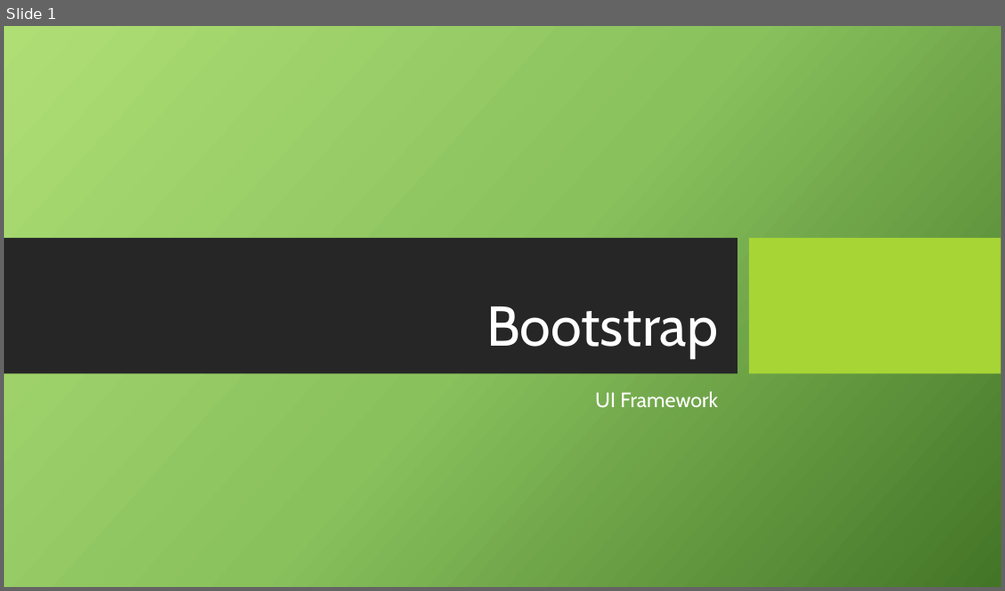
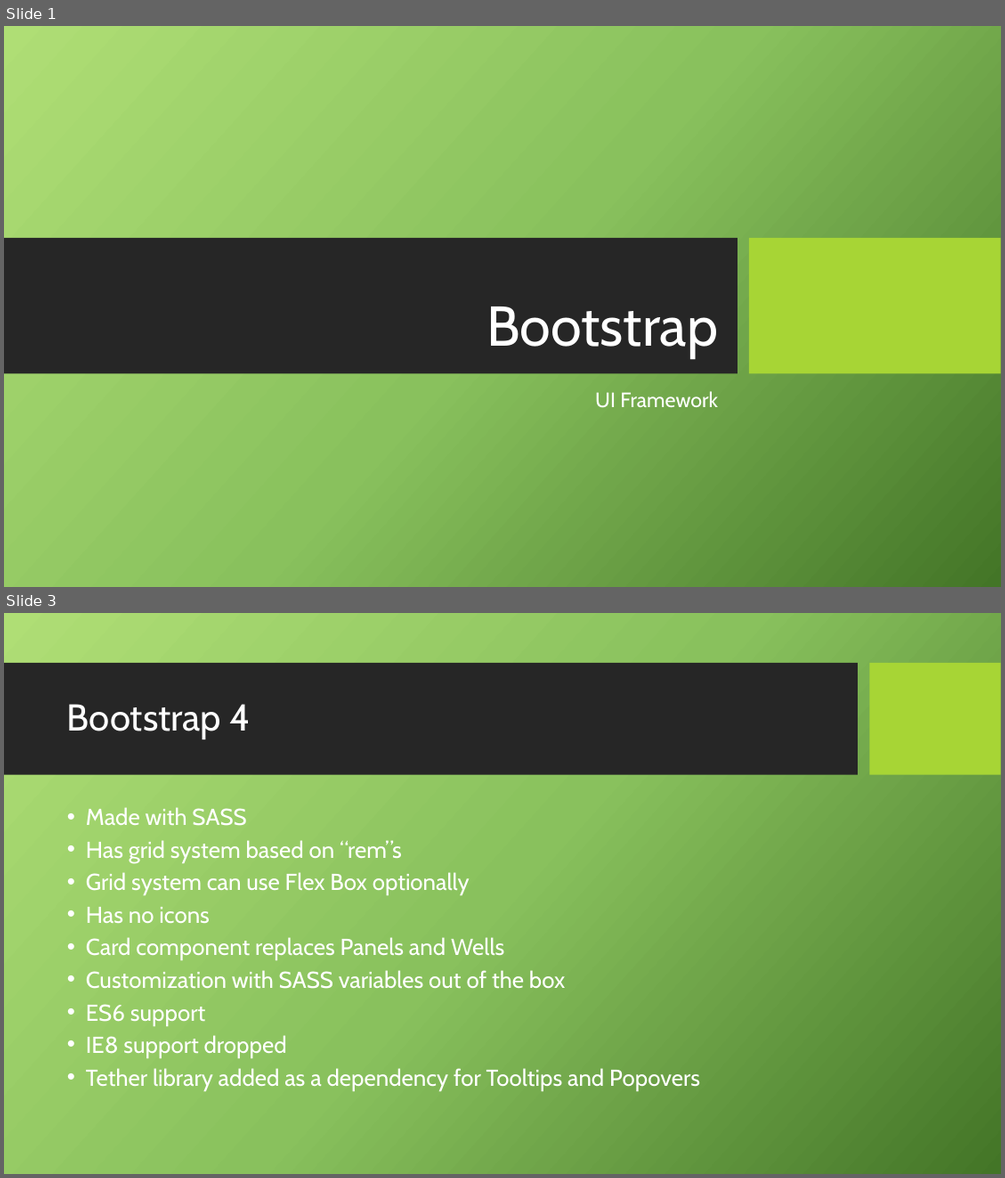
Before and after one commit to Mishurin/frontend-examples, a slide deck: bootstrap/Bootstrap.pptx. Shown one above the other, each under a label of ours: slide 1 before the commit, slides 1 and 3 after it; the slides between them are not shown. The pictures are 1005x591 and 1005x1178 pixels, drawn with LibreOffice and Linux fonts; fonts in the diff are those of the drawing; background and template pictures are left out. Boxes give left, top, right and bottom in pixels: in the first picture for what was removed or moved away, otherwise in the second. Text is boxed around its words. In the diff, an @@ line names an element or a change of style, - is before the commit and + after.

```diff
--- a/bootstrap/Bootstrap.pptx
+++ b/bootstrap/Bootstrap.pptx
@@ slide 3 added at (4,613,1001,1174), background picture (left out) @@
@@ rectangle added at (4,663,858,775), fill #262626 @@
@@ rectangle added at (870,663,1001,775), fill #A7D535 @@
@@ title added at (67,704,251,739), 36 pt, text #FFFFFF @@
+Bootstrap 4
@@ text added at (86,807,700,1090), 22.2 pt, text #FFFFFF @@
+• Made with SASS
+• Has grid system based on “rem”s
+• Grid system can use Flex Box optionally
+• Has no icons
+• Card component replaces Panels and Wells
+• Customization with SASS variables out of the box
+• ES6 support
+• IE8 support dropped
+• Tether library added as a dependency for Tooltips and Popovers
```
Also in this commit, not shown: 5 other slides added, 8 other files.
